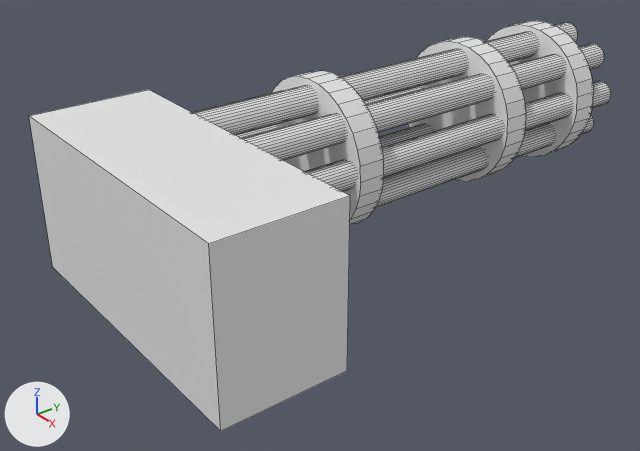
The Blender file Models/Robot/robot_weapon_1.blend: old version first, new version second.
Rendered twice from a 50 mm camera at (1.75, -1.05, 1.18) aimed at (-0.37, 0.59, -0.2). The lights are fixed; the arrows at lower left show +X, +Y and +Z. Mesh edges are drawn as thin lines.
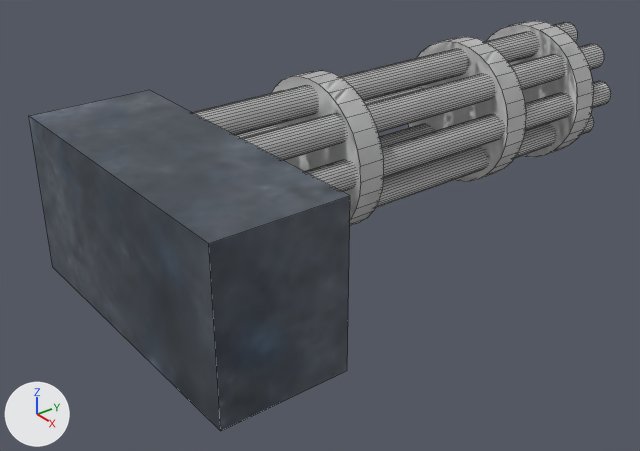
Changed parts and their boxes (x1, y1, x2, y2) in the pictures (640 x 451 px):
'Cube.001', recoloured
    both: (29, 90, 350, 431)
part 1 of me_cube_001, added
    after: (272, 71, 384, 225)
part 2 of me_cube_001, added
    after: (408, 37, 526, 182)
part 3 of me_cube_001, added
    after: (487, 21, 593, 157)
part 4 of me_cube_001, added
    after: (375, 114, 594, 208)
part 5 of me_cube_001, added
    after: (193, 39, 495, 113)
part 6 of me_cube_001, added
    after: (242, 44, 604, 161)
part 7 of me_cube_001, added
    after: (379, 124, 433, 148)
part 8 of me_cube_001, added
    after: (194, 22, 577, 135)
part 9 of me_cube_001, added
    after: (236, 87, 422, 138)
part 10 of me_cube_001, added
    after: (305, 81, 611, 192)

The change, as a list of edits to the scene's bpy script:
```text
Add img_metal_spec_png:
    img_metal_spec_png = load_image('metal_spec.png', 'metal_spec.png', 128, 128, 'sRGB')
Add mat_metal_spec_png:
    mat_metal_spec_png = principled_material('metal_spec.png')
    mat_metal_spec_png.texture = img_metal_spec_png
Change me_cube_000:
    where me_cube_000.from_pydata(...)  # 8 vertices, 6 faces; spans x -0.76..0.26, y -0.2..0.2, z -0.26..0.26
    add me_cube_000.materials.append(mat_metal_spec_png)  # picture img_metal_spec_png
Change me_cube_001:
    where me_cube_001.from_pydata(...)  # 704 vertices, 374 faces; spans x -0.27..0.27, y -0.92..1.08, z -0.27..0.27
    used by ob_cube; location = (-0.5, 1.082, 0.0); rotation_euler = (-3.142, 1.388, 0.0), in degrees (-180, 80, 0)
    me_cube_001 part 1: a new loose piece, a 32-sided cylinder along y spanning x -0.27..0.27, y 0.33..0.43, z -0.27..0.27
    me_cube_001 part 2: a new loose piece, a 32-sided cylinder along y spanning x -0.27..0.27, y -0.37..-0.27, z -0.27..0.27
    me_cube_001 part 3: a new loose piece, a 32-sided cylinder along y spanning x -0.27..0.27, y -0.77..-0.67, z -0.27..0.27
    me_cube_001 part 4: a new loose piece, a 32-sided cylinder along y spanning x 0.116..0.216, y -0.918..1.082, z -0.162..-0.062
    me_cube_001 part 5: a new loose piece, a 32-sided cylinder along y spanning x -0.216..-0.116, y -0.918..1.082, z 0.062..0.162
    me_cube_001 part 6: a new loose piece, a 32-sided cylinder along y spanning x -0.16..-0.06, y -0.92..1.08, z -0.22..-0.12
    me_cube_001 part 7: a new loose piece, a 32-sided cylinder along y spanning x 0.06..0.16, y -0.92..1.08, z 0.12..0.22
    me_cube_001 part 8: a new loose piece, a 32-sided cylinder along y spanning x -0.25..-0.15, y -0.92..1.08, z -0.09..0.01
    me_cube_001 part 9: a new loose piece, a 32-sided cylinder along y spanning x -0.088..0.012, y -0.918..1.082, z 0.146..0.246
    me_cube_001 part 10: a new loose piece, a 32-sided cylinder along y spanning x -0.012..0.088, y -0.918..1.082, z -0.246..-0.146
```
